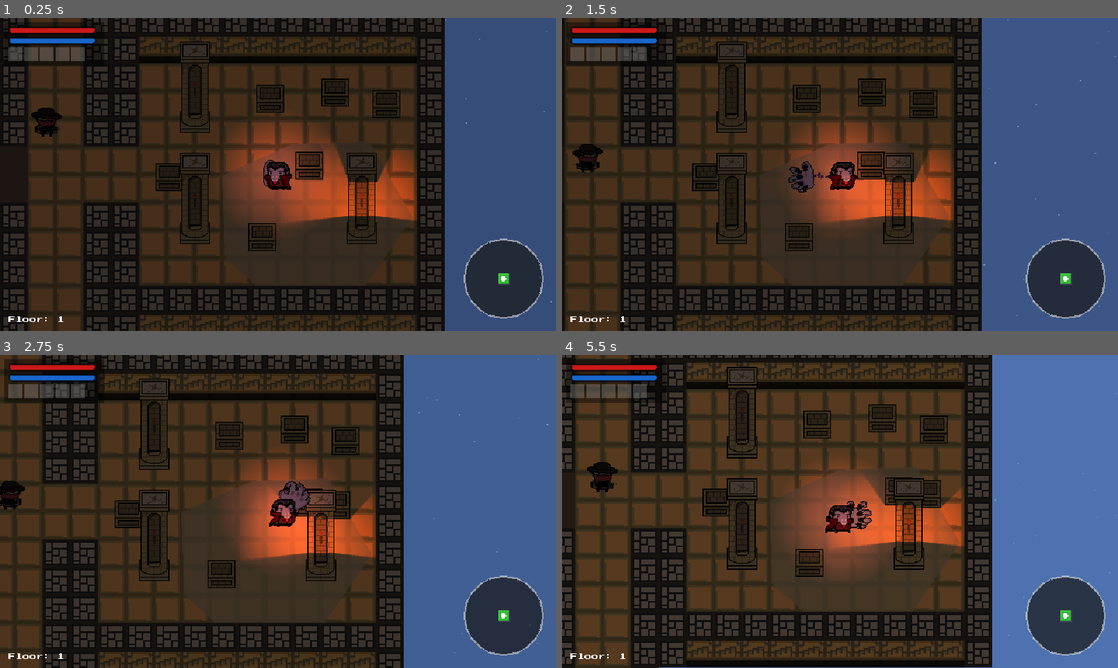
Above: before the commit, frames 1-4 (two rows, left to right).
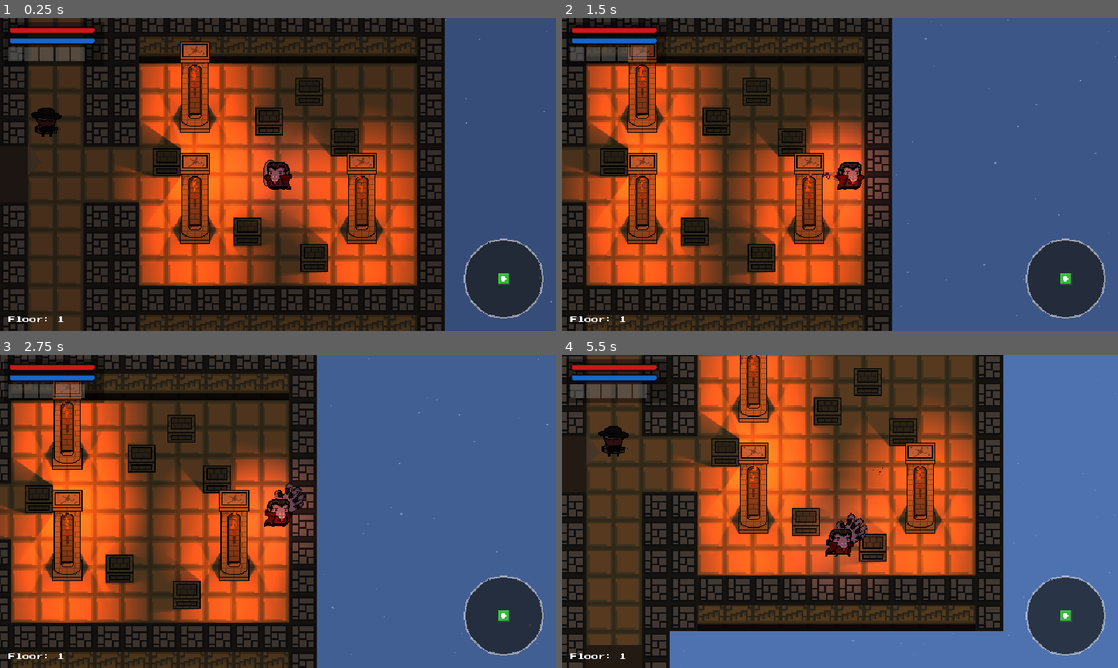
Above: after the commit, the same moments.

Repository: Lohrel/WlademirBizarreAdventures
Game: Godot game, scene res://scenes/level_generator.tscn
The game is run twice, just before and just after one commit, with the same random seed, the same clock (stepped at 60 frames per second) and the same inputs. The engine's default icon, where the game draws it, is replaced by a stand-in: a white triangle on a blue panel in a dark square. Sound files missing from this copy of the repository are replaced by a short silence.
Inputs (mouse positions are in pixels of both pictures, inside the frame that each line leads up to):
- Up to frame 1 (0.25 s): no input
- Up to frame 2 (1.5 s): tap Enter at 0.5 s; move the mouse to (962, 158) at 0.52 s; hold Right (move_right) 0.53-1.25 s; click (962, 158) at 0.6 s; drag from (728, 190) to (600, 174) at 1.27 s
- Up to frame 3 (2.75 s): move the mouse to (333, 442) at 2.02 s; hold Right (move_right) from 2.03 s (still down); hold E (interact) from 2.03 s (still down)
- Up to frame 4 (5.5 s): release Right (move_right) at 2.75 s; release E (interact) at 2.75 s; drag from (812, 574) to (856, 492) at 2.77 s; move the mouse to (1006, 558) at 3.52 s; hold A (move_left) 3.53-4.25 s; tap Ctrl at 3.6 s; drag from (673, 464) to (845, 552) at 4.27 s; move the mouse to (867, 511) at 5.02 s; hold S (move_down) from 5.03 s (still down); click (867, 511) at 5.1 s

The runs differ from the first frame. In frame 1, 26% of the frame differs, in the area x 20-75%, y 7-86%; in frame 2, 54%; in frame 3, 52%; in frame 4, 60%, in the area x 0-80%, y 0-100%.

Commit message:
Pilares implementados e tocha corrigida

Diff:
--- a/scenes/pillar.tscn
+++ b/scenes/pillar.tscn
@@ -29,6 +29,7 @@
 occluder = SubResource("OccluderPolygon2D_1")
 
 [node name="Torch" type="Node2D" parent="." unique_id=1317308671]
+z_index = 13
 visible = false
 
 [node name="TorchLight" type="PointLight2D" parent="Torch" unique_id=1916431349]
@@ -57,6 +58,6 @@
 max_distance = 200.0
 
 [node name="Sprite2D" type="Sprite2D" parent="." unique_id=2032534197]
-z_index = 2
+z_index = 12
 position = Vector2(0, -37)
 texture = ExtResource("3_q1crh")
--- a/scripts/box.gd
+++ b/scripts/box.gd
@@ -18,6 +18,7 @@
 	if is_thrown:
 		_explode()
 	else:
+		_play_explosion_sound()
 		# Visual effect for normal destruction
 		var tween = create_tween()
 		tween.tween_property(self, "modulate:a", 0.0, 0.2)
@@ -29,6 +30,8 @@
 	var cam = get_viewport().get_camera_2d()
 	if cam and cam.has_method("shake"):
 		cam.shake(6.0)
+
+	_play_explosion_sound()
 
 	# Visual explosion effect
 	var visual = Node2D.new()
@@ -68,6 +71,15 @@
 	tex.height = size
 	return tex
 
+func _play_explosion_sound():
+	var audio_player = AudioStreamPlayer2D.new()
+	audio_player.stream = load("res://assets/sounds/BoxExplosion.wav")
+	# Bus principal ou sfx, se houver, pode ser setado aqui, assumindo bus padrão
+	get_parent().add_child(audio_player)
+	audio_player.global_position = global_position
+	audio_player.play()
+	audio_player.finished.connect(audio_player.queue_free)
+
 func throw(direction: Vector2, speed: float, damage: float):
 	is_thrown = true
 	throw_damage = damage
--- a/scripts/pillar.gd
+++ b/scripts/pillar.gd
@@ -10,12 +10,24 @@
 	if torch_audio:
 		torch_audio.play() # Som apenas se houver tocha
 
-	if is_on_top:
-		# Tocha embaixo do pilar (Sul)
-		torch.position = Vector2(0, 18)
-	else:
-		# Tocha em cima do pilar (Norte)
-		torch.position = Vector2(0, -18)
+	# Tocha sempre embaixo do pilar (Sul)
+	torch.position = Vector2(0, -45)
+	torch.z_index = 13
+
+	# Adiciona uma segunda luz abaixo do pilar (Sul) para espelhar a luz de cima (Norte)
+	var bottom_light = torch_light.duplicate()
+	add_child(bottom_light)
+	bottom_light.position = Vector2(0, 45)
+
+	# Adiciona uma terceira luz exatamente na tocha (-45) para iluminar apenas o pilar
+	var pillar_light = torch_light.duplicate()
+	add_child(pillar_light)
+	pillar_light.position = Vector2(0, -45)
+	pillar_light.shadow_enabled = false
+	pillar_light.range_item_cull_mask = 2 # Layer 2
+
+	# Faz o Sprite2D do pilar reagir APENAS à Layer 2 (luz exclusiva) para não receber sombras das outras luzes
+	$Sprite2D.light_mask = 2
 
 	# Partículas nascem exatamente na posição da tocha
 	torch_particles.position = Vector2.ZERO
--- a/scripts/room.gd
+++ b/scripts/room.gd
@@ -276,7 +276,7 @@
 			p.position = corners[i]
 			add_child(p)
 			occupied_positions.append(p.position)
-			if randf() < 0.4: p.setup_torch(corners[i].y < 0)
+			p.setup_torch(corners[i].y < 0)
 
 	# 2. Caixas (Pulado em corredores)
 	var num_boxes = 0 if is_corridor else randi_range(3, 8)
Not shown, added: assets/sounds/BoxExplosion.wav.import
Not shown, added: assets/sounds/BoxExplosion.wav
Not shown, changed: assets/sounds/Dash.wav
Not shown, changed: assets/sounds/Walk.wav
Not shown, added: fix_pillar.py
